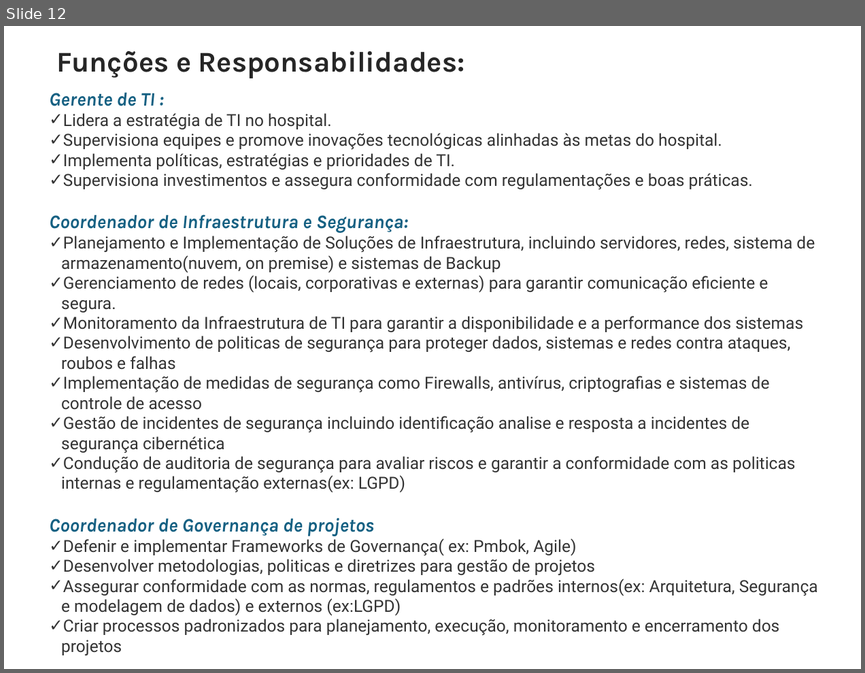
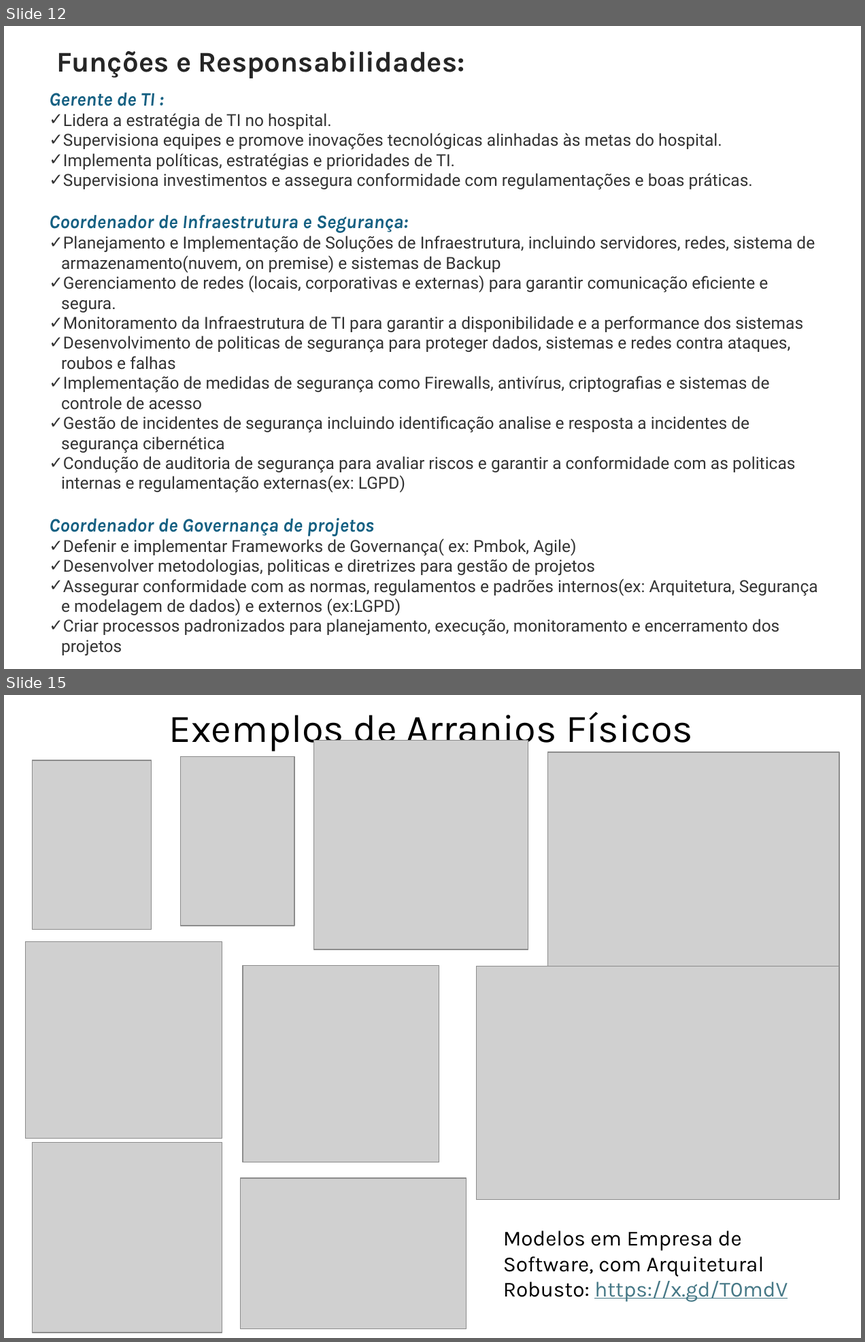
Before and after one commit to ProjetosALVF/ALVF_ProspeccaoGestao_TI, a slide deck: ALVF_Estrutura_de_TI_ConselhoDe Administracao_Fev_2025/Apresentação_ProspecçãodaEstrutura_SI_ALVF.pptx. Shown one above the other, each under a label of ours: slide 12 before the commit, slides 12 and 15 after it; the slides between them are not shown. The pictures are 865x673 and 865x1342 pixels, drawn with LibreOffice and Linux fonts; fonts in the diff are those of the drawing; grey boxes stand for pictures. Boxes give left, top, right and bottom in pixels: in the first picture for what was removed or moved away, otherwise in the second. Text is boxed around its words. In the diff, an @@ line names an element or a change of style, - is before the commit and + after.

```diff
--- a/ALVF_Estrutura_de_TI_ConselhoDe Administracao_Fev_2025/Apresentação_ProspecçãodaEstrutura_SI_ALVF.pptx
+++ b/ALVF_Estrutura_de_TI_ConselhoDe Administracao_Fev_2025/Apresentação_ProspecçãodaEstrutura_SI_ALVF.pptx
@@ slide 15 added at [4,695,861,1338], background #FFFFFF @@
@@ title added at [169,712,693,751], 33 pt, text #000000 @@
+Exemplos de Arranjos Físicos
@@ picture added at [314,741,528,949] @@
@@ picture added at [548,752,839,978] @@
@@ picture added at [33,760,152,929] @@
@@ picture added at [181,757,294,926] @@
@@ picture added at [26,942,222,1138] @@
@@ picture added at [243,966,439,1162] @@
@@ picture added at [476,966,839,1200] @@
@@ picture added at [33,1142,222,1332] @@
@@ picture added at [241,1178,466,1329] @@
@@ text added at [503,1230,787,1302], 18 pt, text #000000 @@
+Modelos em Empresa de Software, com Arquitetural Robusto: https://x.gd/T0mdV
```
Also in this commit, not shown: 5 slides changed, 1 other slide added.
